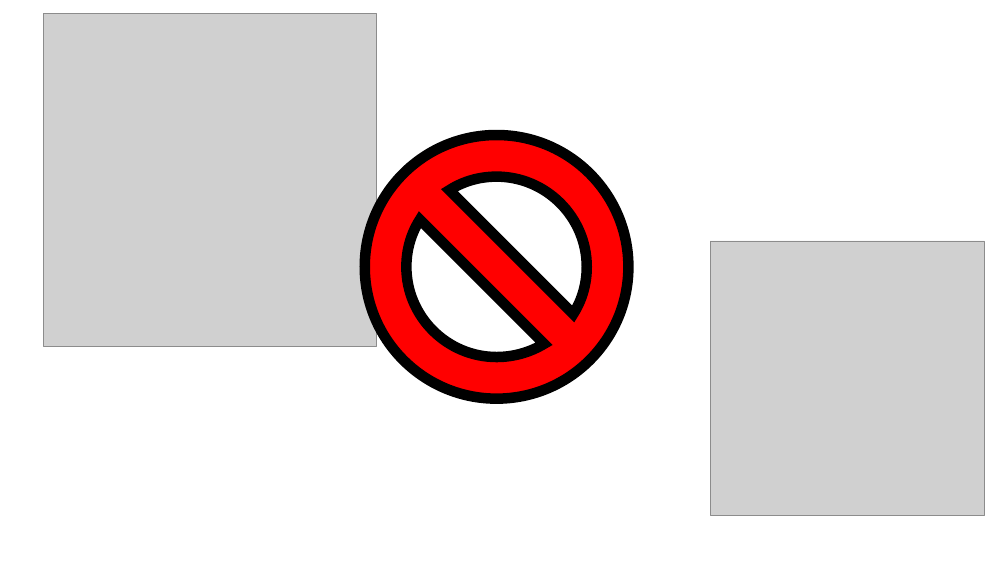
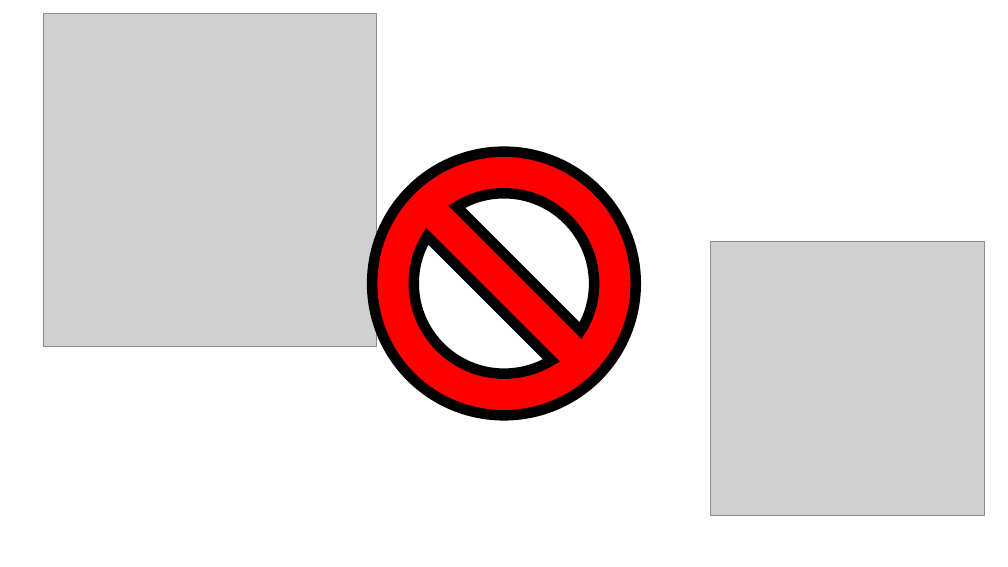
Before and after one commit to JoqTheJJ/IC-8048-Simulador_Virus, a slide deck: slide 8 of Documentacion/Sprites.pptx (slide 2 before the commit). Drawn at 1008x567 pixels with LibreOffice and Linux fonts; fonts in the diff are those of the drawing; grey boxes stand for pictures. Boxes give left, top, right and bottom in pixels: in the first picture for what was removed or moved away, otherwise in the second. Text is boxed around its words. In the diff, an @@ line names an element or a change of style, - is before the commit and + after.

```diff
--- a/Documentacion/Sprites.pptx
+++ b/Documentacion/Sprites.pptx
@@ freeform shape: place and size @@
-freeform shape at (365,135,629,399)
+freeform shape at (372,152,636,416)
```
Also in this commit, not shown: 6 slides added, 14 other files.
